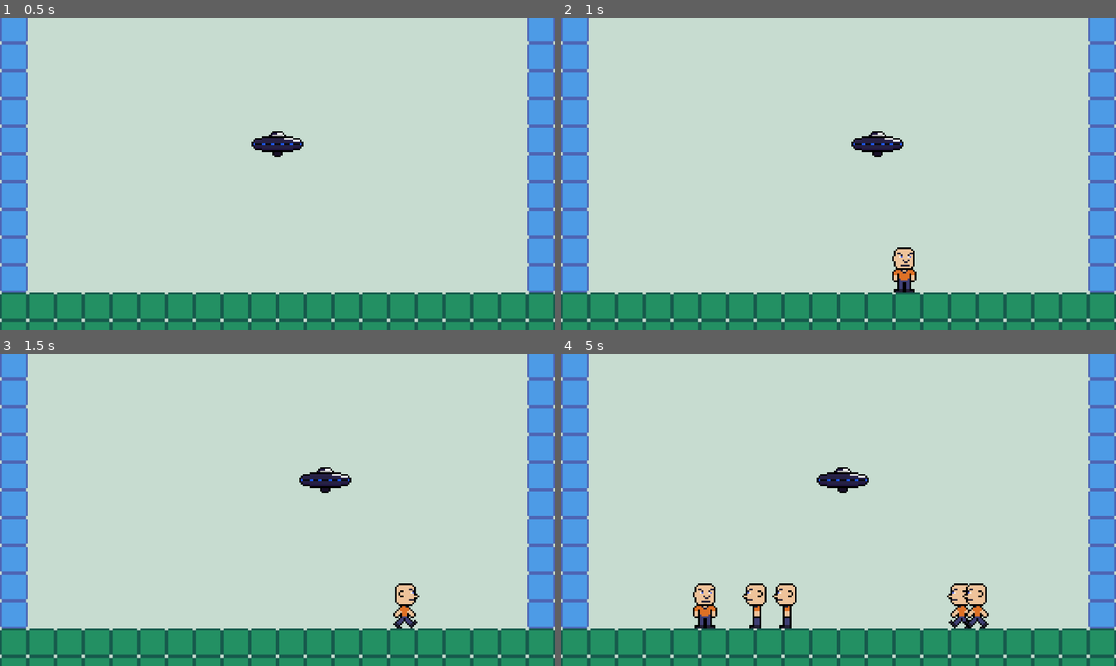
Above: before the commit, frames 1-4 (two rows, left to right).
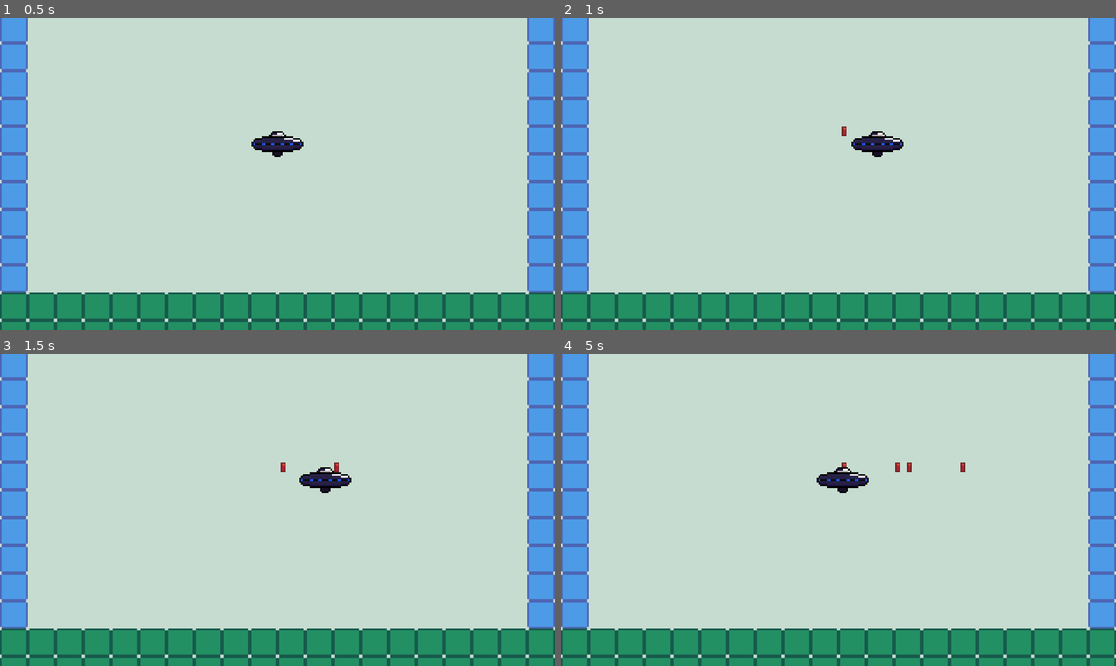
Above: after the commit, the same moments.

Repository: Gregenheimer/untitled-godot-game
Game: Godot game, scene res://scenes/main_scene.tscn
Two runs of this game, one before a commit and one after it. Both use one fixed random seed, a clock stepped at 60 frames per second and the inputs below.
Inputs (mouse positions are in pixels of both pictures, inside the frame that each line leads up to):
- Up to frame 1 (0.5 s): no input
- Up to frame 2 (1 s): tap Enter at 0.5 s; move the mouse to (960, 158) at 0.52 s; hold Right (Right) from 0.53 s (still down); click (960, 158) at 0.6 s
- Up to frame 3 (1.5 s): move the mouse to (166, 525) at 1.27 s; release Right (Right) at 1.28 s; hold A (Left) from 1.28 s (still down); click (166, 525) at 1.35 s
- Up to frame 4 (5 s): move the mouse to (894, 441) at 2.02 s; release A (Left) at 2.03 s; hold Right (Right) 2.03-3.53 s; click (894, 441) at 2.1 s; move the mouse to (810, 572) at 2.77 s; click (810, 572) at 2.85 s; move the mouse to (1005, 556) at 3.52 s; hold A (Left) from 3.53 s (still down); click (1005, 556) at 3.6 s; move the mouse to (672, 463) at 4.27 s; click (672, 463) at 4.35 s

Frame 1 is identical in both runs. In frame 2, 0.6% of the frame differs, in the area x 50-65%, y 34-88%; in frame 3, 0.5%; in frame 4, 2.3%, in the area x 23-78%, y 34-88%.

Commit message:
reset back to bare bones player script, added laser scene and new sprite

Diff:
--- a/project.godot
+++ b/project.godot
@@ -10,13 +10,9 @@
 
 [application]
 
-config/name="Godot_Git"
+config/name="Ufo_Shooter"
 run/main_scene="uid://crkyjerdubecm"
 config/features=PackedStringArray("4.5", "GL Compatibility")
-
-[autoload]
-
-Global_Player="*res://scripts/player.gd"
 
 [display]
 
@@ -60,6 +56,10 @@
 , Object(InputEventKey,"resource_local_to_scene":false,"resource_name":"","device":-1,"window_id":0,"alt_pressed":false …(182 unchanged characters)…
 ]
 }
+Pause={
+"deadzone": 0.2,
+"events": []
+}
 
 [rendering]
 
--- a/scenes/enemy.tscn
+++ b/scenes/enemy.tscn
@@ -1,7 +1,7 @@
 [gd_scene load_steps=11 format=3 uid="uid://bxhcxvt6lvbuw"]
 
-[ext_resource type="Texture2D" uid="uid://raailvuulede" path="res://assets/pictures/Man-01-Sprite-Sheet.png" id="1_7p1mj"]
-[ext_resource type="Script" uid="uid://c70xhpqv1qa6l" path="res://scenes/enemy.gd" id="1_md0e3"]
+[ext_resource type="Texture2D" uid="uid://raailvuulede" path="res://assets/pictures/Enemy_Sprite_Sheet.png" id="1_7p1mj"]
+[ext_resource type="Script" uid="uid://c7hhx2vx1k82x" path="res://scripts/enemy.gd" id="1_md0e3"]
 
 [sub_resource type="AtlasTexture" id="AtlasTexture_md0e3"]
 atlas = ExtResource("1_7p1mj")
@@ -67,6 +67,7 @@
 radius = 8.0
 
 [node name="Enemy" type="Node2D"]
+scale = Vector2(0.8, 0.8)
 script = ExtResource("1_md0e3")
 
 [node name="Enemy_Animations" type="AnimatedSprite2D" parent="."]
--- /dev/null
+++ b/scenes/laser_bullet.tscn
@@ -0,0 +1,21 @@
+[gd_scene load_steps=3 format=3 uid="uid://45tv13j1v2lm"]
+
+[ext_resource type="Texture2D" uid="uid://01i1c4yvyuxy" path="res://assets/pictures/laser_ufo.png" id="1_mrcvo"]
+
+[sub_resource type="CapsuleShape2D" id="CapsuleShape2D_c3pix"]
+radius = 6.25
+height = 12.5
+
+[node name="Laser_Bullet" type="Node2D"]
+scale = Vector2(0.7, 0.7)
+
+[node name="Sprite2D" type="Sprite2D" parent="."]
+texture = ExtResource("1_mrcvo")
+
+[node name="Hitbox_Area" type="Area2D" parent="."]
+
+[node name="Laser_Hitbox" type="CollisionShape2D" parent="Hitbox_Area"]
+shape = SubResource("CapsuleShape2D_c3pix")
+
+[node name="RayCast2D" type="RayCast2D" parent="."]
+target_position = Vector2(0, 5.7142854)
--- a/scenes/main_scene.tscn
+++ b/scenes/main_scene.tscn
@@ -2,7 +2,7 @@
 
 [ext_resource type="Script" uid="uid://5t5y81a021h7" path="res://scripts/main_scene.gd" id="1_w2twt"]
 [ext_resource type="PackedScene" uid="uid://2r2y1rnqr700" path="res://scenes/player.tscn" id="3_7ykc4"]
-[ext_resource type="Texture2D" uid="uid://eh046s48is2m" path="res://assets/pictures/tileset.png" id="3_pu3yx"]
+[ext_resource type="Texture2D" uid="uid://eh046s48is2m" path="res://assets/pictures/World_Tileset.png" id="3_pu3yx"]
 
 [sub_resource type="TileSetAtlasSource" id="TileSetAtlasSource_gubc5"]
 texture = ExtResource("3_pu3yx")
@@ -18,7 +18,7 @@
 physics_layer_0/collision_layer = 1
 sources/1 = SubResource("TileSetAtlasSource_gubc5")
 
-[node name="Main_Root" type="Node2D"]
+[node name="Main" type="Node2D"]
 script = ExtResource("1_w2twt")
 
 [node name="Camera2D" type="Camera2D" parent="."]
@@ -29,6 +29,7 @@
 position = Vector2(0, -45)
 
 [node name="Timer" type="Timer" parent="."]
+wait_time = 5.0
 autostart = true
 
 [node name="TileMapLayer" type="TileMapLayer" parent="." groups=["enemies"]]
--- a/scenes/player.tscn
+++ b/scenes/player.tscn
@@ -1,7 +1,11 @@
-[gd_scene load_steps=12 format=3 uid="uid://2r2y1rnqr700"]
+[gd_scene load_steps=13 format=3 uid="uid://2r2y1rnqr700"]
 
 [ext_resource type="Script" uid="uid://dodelib8nn6hb" path="res://scripts/player.gd" id="1_0pvoa"]
-[ext_resource type="Texture2D" uid="uid://dmrcelxt27det" path="res://assets/pictures/Ufo_Sprite.png" id="2_g2els"]
+[ext_resource type="Texture2D" uid="uid://dmrcelxt27det" path="res://assets/pictures/Ufo_Sprite_Sheet.png" id="2_g2els"]
+
+[sub_resource type="AtlasTexture" id="AtlasTexture_g2els"]
+atlas = ExtResource("2_g2els")
+region = Rect2(0, 0, 32, 32)
 
 [sub_resource type="AtlasTexture" id="AtlasTexture_qhqgy"]
 atlas = ExtResource("2_g2els")
@@ -34,6 +38,9 @@
 [sub_resource type="SpriteFrames" id="SpriteFrames_y4r1p"]
 animations = [{
 "frames": [{
+"duration": 1.0,
+"texture": SubResource("AtlasTexture_g2els")
+}, {
 "duration": 1.0,
 "texture": SubResource("AtlasTexture_qhqgy")
 }],
@@ -76,7 +83,6 @@
 sprite_frames = SubResource("SpriteFrames_y4r1p")
 animation = &"Idle"
 autoplay = "Idle"
-frame_progress = 0.39010137
 
 [node name="Player_Hitbox" type="CollisionShape2D" parent="."]
 position = Vector2(0, 7)
--- a/scripts/main_scene.gd
+++ b/scripts/main_scene.gd
@@ -1,21 +1,19 @@
 extends Node2D
 
 
-
+@onready var laser_bullet := preload("res://scenes/laser_bullet.tscn")
 @onready var enemy := preload("res://scenes/enemy.tscn")
-@onready var enemy_spawn_timer := $Timer
+@onready var player := $Player
 
 
 
 func _on_timer_timeout() -> void:
 
-
-	enemy_instance(Vector2(randi_range(-100,100),32))
+	enemy_instance(Vector2(randi_range(-100,100),35))
 
 
 
 func enemy_instance(pos):
-
 
 	var instance = enemy.instantiate()
 	instance.position = pos
@@ -24,8 +22,15 @@
 
 
 
-func _process(_delta: float) -> void:
+func bullet_shoot(pos):
+
+	var bullet = laser_bullet.instantiate()
+	bullet.position = pos
+	self.add_child(bullet)
 
 
 
-	pass
+func _physics_process(_delta: float) -> void:
+
+	if Input.is_action_just_pressed("Shoot"):
+		bullet_shoot(player.position)
--- a/scripts/player.gd
+++ b/scripts/player.gd
@@ -1,18 +1,22 @@
 extends CharacterBody2D
 
 
+@export var speed := 3000.0
 
-@export var player_speed := 3000.0
+
+
+func _ready() -> void:
+
+	pass
 
 
 
 func _physics_process(delta: float) -> void:
 
-
 	var direction := Input.get_axis("Left", "Right")
 	if direction:
-		velocity.x = direction * player_speed * delta
+		velocity.x = direction * speed * delta
 	else:
-		velocity.x = move_toward(velocity.x, 0, player_speed)
+		velocity.x = move_toward(velocity.x, 0, speed)
 
 	move_and_slide()
Binary file removed: assets/pictures/Enemy_Explode.png
Renamed: assets/pictures/Man-01-Sprite-Sheet.png -> assets/pictures/Enemy_Sprite_Sheet.png
Not shown, changed: assets/pictures/Enemy_Sprite_Sheet.png.import
Renamed: assets/pictures/Ufo_Sprite.png -> assets/pictures/Ufo_Sprite_Sheet.png
Not shown, changed: assets/pictures/Ufo_Sprite_Sheet.png.import
Renamed: assets/pictures/tileset.png -> assets/pictures/World_Tileset.png
Not shown, changed: assets/pictures/World_Tileset.png.import
Binary file added: assets/pictures/laser_ufo.png
Not shown, changed: assets/pictures/laser_ufo.png.import
Not shown, removed: scenes/enemy.gd.uid
Renamed: scenes/enemy.gd -> scripts/enemy.gd
Not shown, added: scripts/enemy.gd.uid
